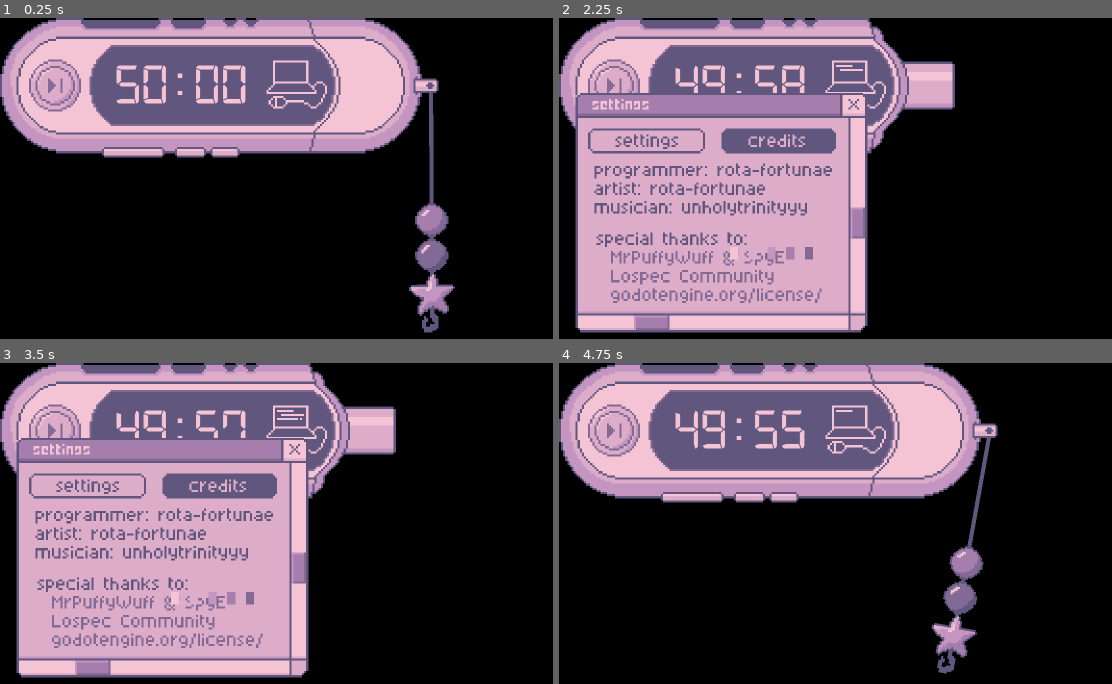
Above: before the commit, frames 1-4 (two rows, left to right).
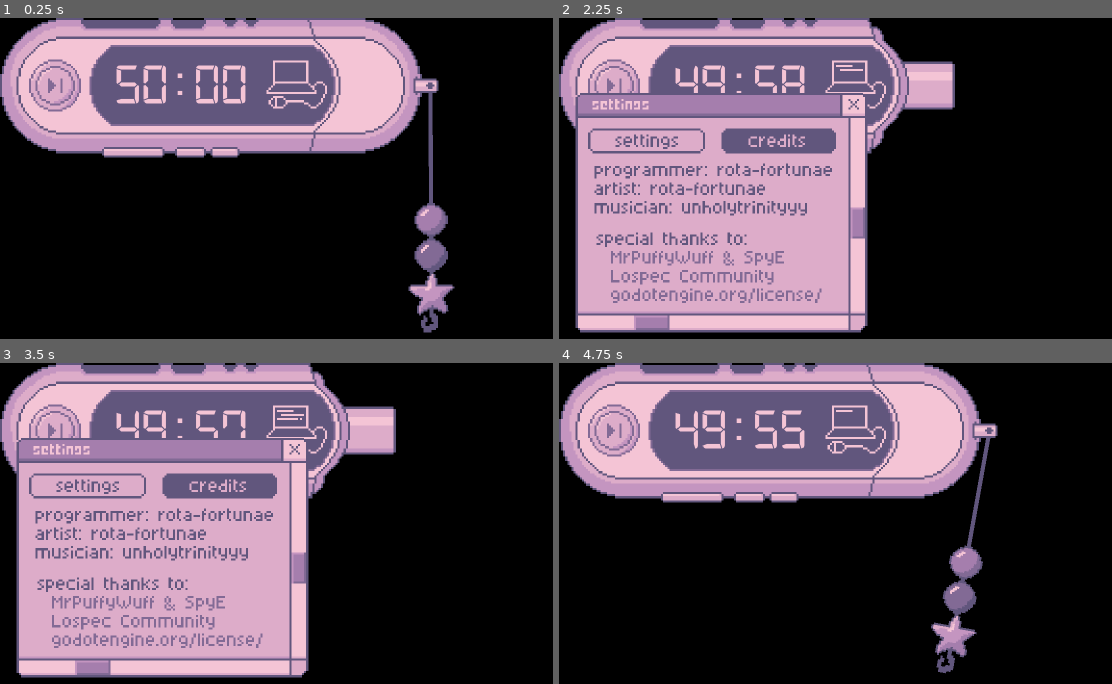
Above: after the commit, the same moments.

Repository: rota-fortunae/mp3-pomodoro
Game: Godot game, scene res://main.tscn
Two runs of this game, one before a commit and one after it. Both use one fixed random seed, a clock stepped at 60 frames per second and the inputs below.
Inputs (mouse positions are in pixels of both pictures, inside the frame that each line leads up to):
- Up to frame 1 (0.25 s): no input
- Up to frame 2 (2.25 s): click (614, 85) at 0.5 s; click (929, 85) at 1.25 s; click (780, 139) at 2 s
- Up to frame 3 (3.5 s): click (176, 597) at 2.77 s
- Up to frame 4 (4.75 s): tap Enter at 3.5 s; move the mouse to (outside the picture) at 3.52 s; hold Right 3.53-4.25 s; tap Alt at 3.6 s; click (outside the picture) at 3.67 s; tap Space at 4.25 s; drag from (796, 545) to (918, 597) at 4.27 s

The runs differ from the first frame. In frame 1, 0.5% of the frame differs, in the area x 73-83%, y 23-99%; in frame 2, 0.2%; in frame 3, 0.2%; in frame 4, 0.6%, in the area x 67-79%, y 23-97%.

Commit message:
fixed for ramsey

Diff:
--- a/main.tscn
+++ b/main.tscn
@@ -33,7 +33,7 @@
 height = 66.015686
 
 [sub_resource type="RectangleShape2D" id="RectangleShape2D_j343n"]
-size = Vector2(98, 3)
+size = Vector2(99, 30.5)
 
 [sub_resource type="ShaderMaterial" id="ShaderMaterial_clock"]
 shader = ExtResource("11_clock")
@@ -153,7 +153,7 @@
 [node name="CharmSprite" type="Sprite2D" parent="Cap/Charm" unique_id=586687799]
 z_index = 1
 material = ExtResource("3_vivmo")
-position = Vector2(37.000004, -13.000002)
+position = Vector2(36.686943, -12.925491)
 rotation = -0.65927607
 texture = ExtResource("6_074og")
 
@@ -190,7 +190,7 @@
 
 [node name="CollisionShape2D" type="CollisionShape2D" parent="Cap/SwingBoundary" unique_id=810342164]
 material = ExtResource("3_vivmo")
-position = Vector2(43, 30)
+position = Vector2(43, 16)
 shape = SubResource("RectangleShape2D_j343n")
 
 [node name="settingsButton" type="TextureButton" parent="Cap" unique_id=1418566529]
--- a/settings_menu.tscn
+++ b/settings_menu.tscn
@@ -51,8 +51,8 @@
 [node name="background" type="TextureRect" parent="." unique_id=1596246548]
 use_parent_material = true
 layout_mode = 0
-offset_right = 40.0
-offset_bottom = 40.0
+offset_right = 140.0
+offset_bottom = 115.0
 theme = ExtResource("1_8pph3")
 texture = ExtResource("1_2d6lb")
 
--- a/settings_menu_script.gd
+++ b/settings_menu_script.gd
@@ -87,6 +87,9 @@
 	yellow.visible=true
 	blue.visible=true
 	$audioSlider.visible = true
+	$customTheme.visible = true
+
+
 	credits.visible=false
 	credits_button.button_pressed = false
 	pigeon.visible=true
@@ -105,6 +108,8 @@
 	pigeon.visible=false
 	star.visible=false
 	custom.visible=false
+
+	$customTheme.visible=false
 
 
 	credits.visible=true
Not shown, changed: export_presets.cfg
Not shown, changed: exports/mp3_pomodoro.dmg
Not shown, changed: exports/mp3_pomodoro.exe
Not shown, changed: exports/mp3_pomodoro.pck
Not shown, changed: exports/mp3_pomodoro.x86_64
